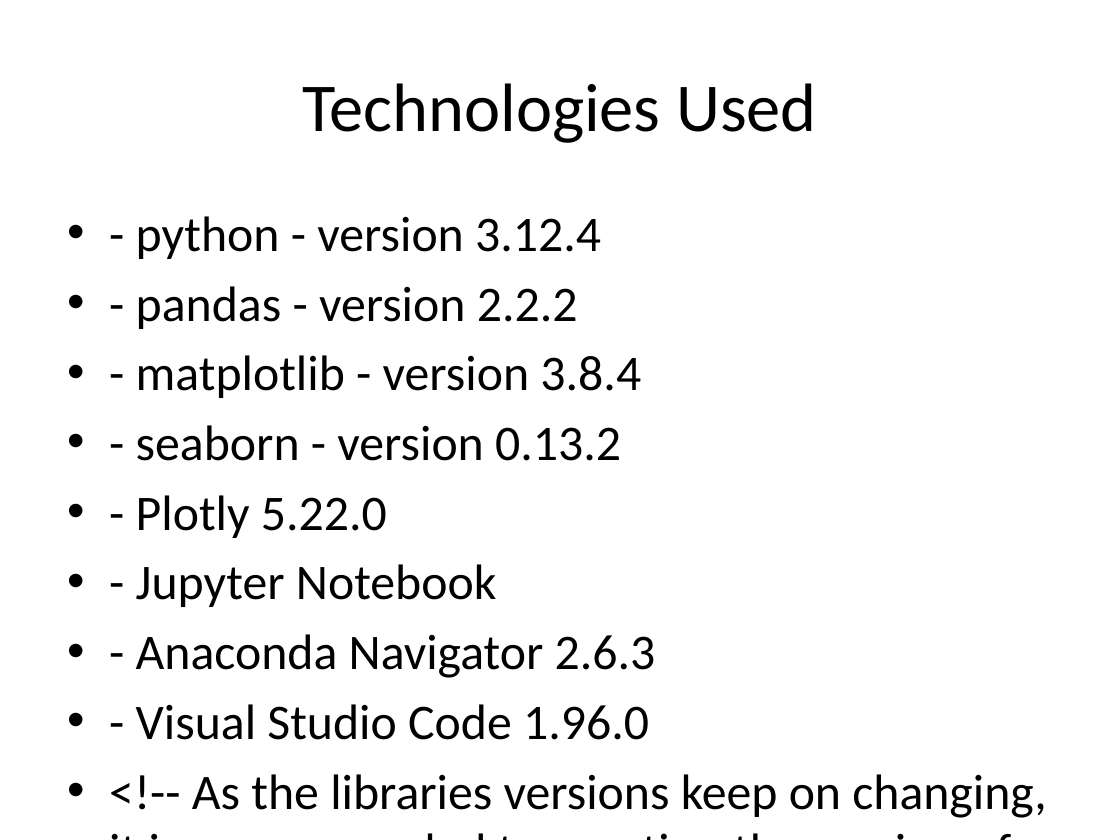
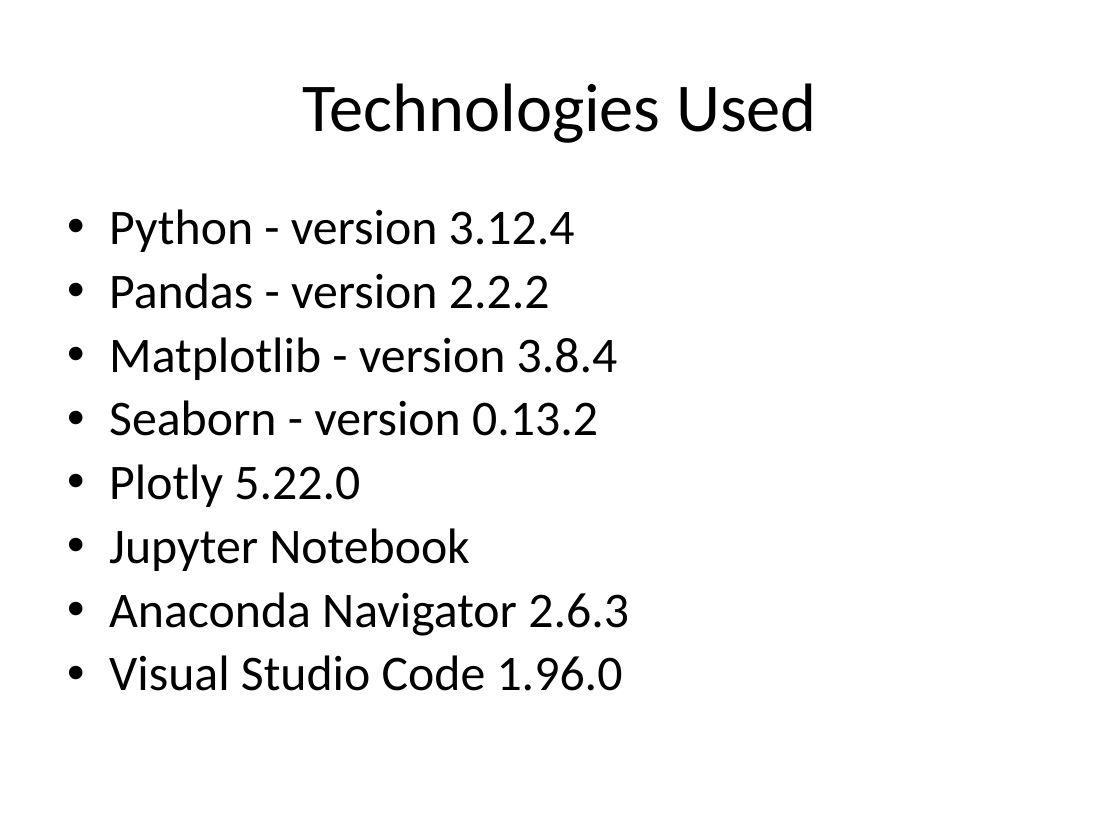
Before and after one commit to niranjantitan76/LandingClubStudy, a slide deck: slide 24 of Loan_Application_Case_Study.pptx (slide 20 before the commit). Drawn at 1120x840 pixels with LibreOffice and Linux fonts; fonts in the diff are those of the drawing; background and template pictures are left out. Boxes give left, top, right and bottom in pixels: in the first picture for what was removed or moved away, otherwise in the second. Text is boxed around its words. In the diff, an @@ line names an element or a change of style, - is before the commit and + after.

Commit message:
updated readme, python and ppt file

```diff
--- a/Loan_Application_Case_Study.pptx
+++ b/Loan_Application_Case_Study.pptx
@@ text at (x1=109, y1=209, x2=629, y2=691): text changed @@
-• - python - version 3.12.4
-• - pandas - version 2.2.2
-• - matplotlib - version 3.8.4
-• - seaborn - version 0.13.2
-• - Plotly 5.22.0
-• - Jupyter Notebook
-• - Anaconda Navigator 2.6.3
-• - Visual Studio Code 1.96.0
-• <!-- As the libraries versions keep on changing, it is recommended to mention the version of library used in this project -->
+• Python - version 3.12.4
+• Pandas - version 2.2.2
+• Matplotlib - version 3.8.4
+• Seaborn - version 0.13.2
+• Plotly 5.22.0
+• Jupyter Notebook
+• Anaconda Navigator 2.6.3
+• Visual Studio Code 1.96.0
```
Also in this commit, not shown: 16 other slides changed, 10 slides added, 5 slides removed, 8 other files.
